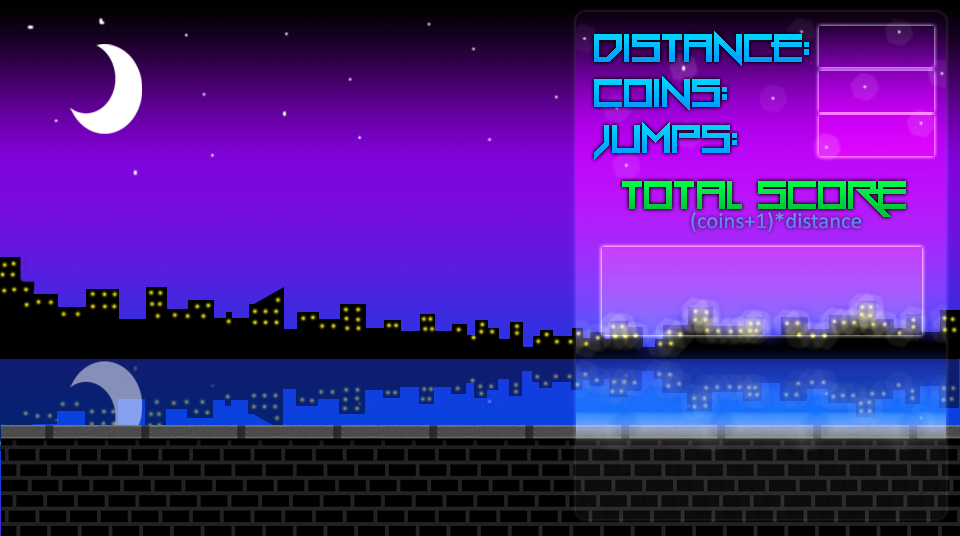
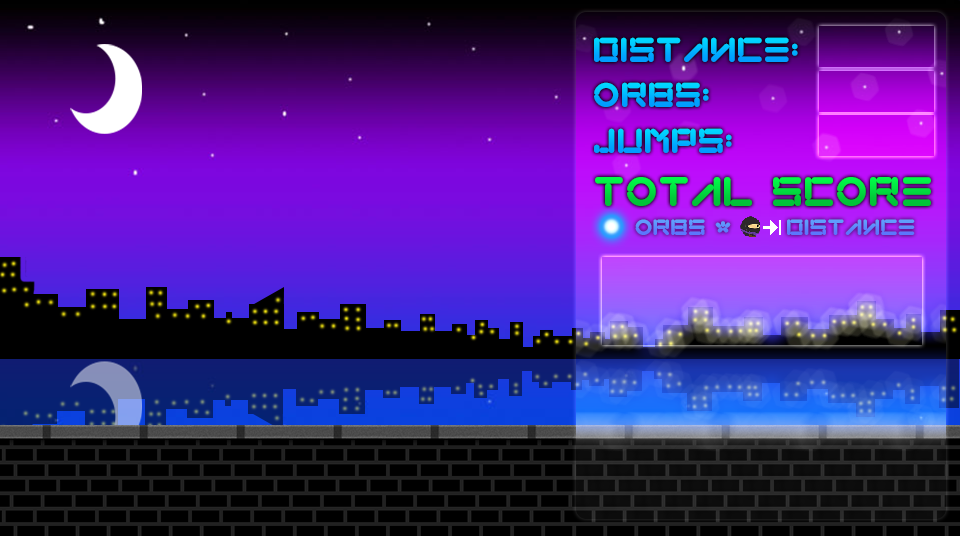
Revision of a layered (960, 536) image; what changed, layer by layer:
added layer "IdleAnim" above "coin" over bbox(740, 216, 781, 237)
added layer "coin" above "ORBS * Distance" over bbox(590, 205, 633, 248)
renamed "(coins+1)*distance" to "ORBS * Distance", painted on it over bbox(635, 212, 915, 235)
painted on "Total Score" over bbox(595, 177, 931, 217)
painted on "Jumps:" over bbox(594, 122, 737, 160)
renamed "Coins:" to "ORBS:", painted on it over bbox(594, 76, 727, 111)
painted on "Distance:" over bbox(594, 31, 809, 66)
painted on "Group 1 copy 2" over bbox(602, 247, 922, 345)
painted on "gamescreen_ground" over bbox(0, 425, 960, 536)
